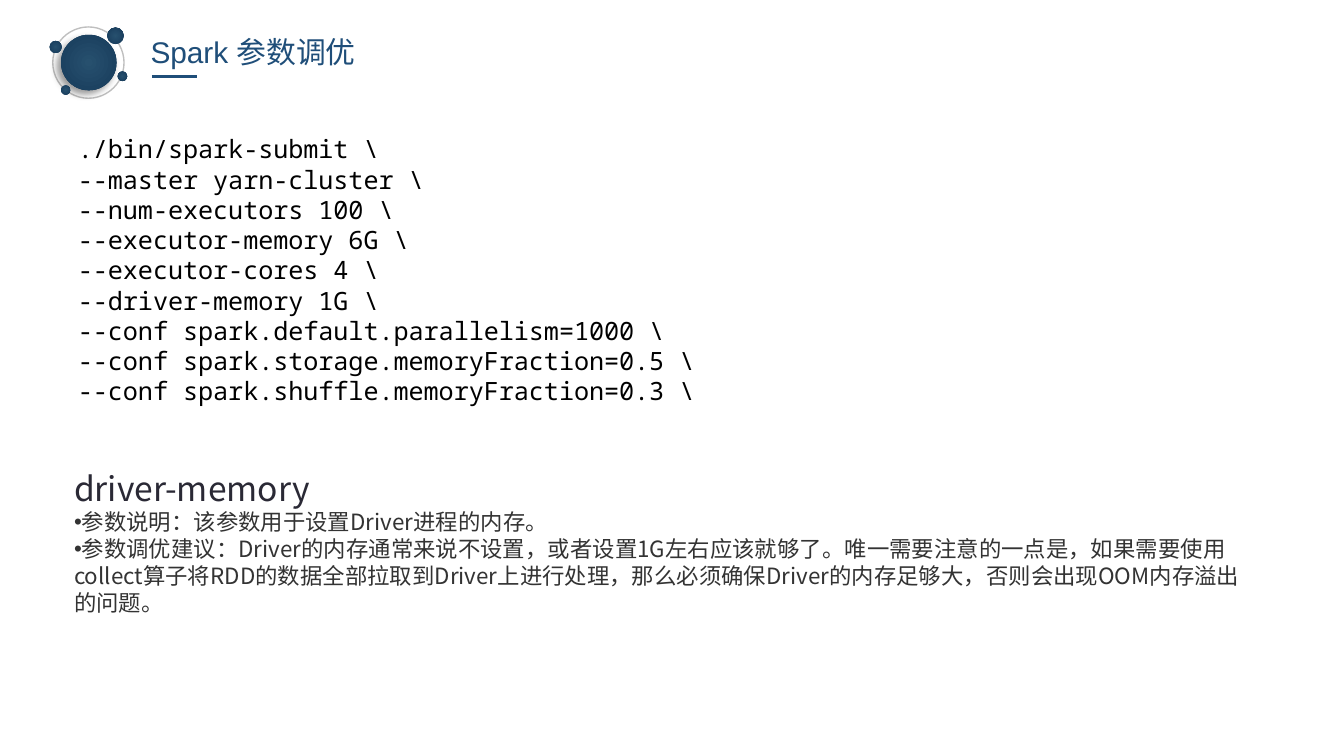
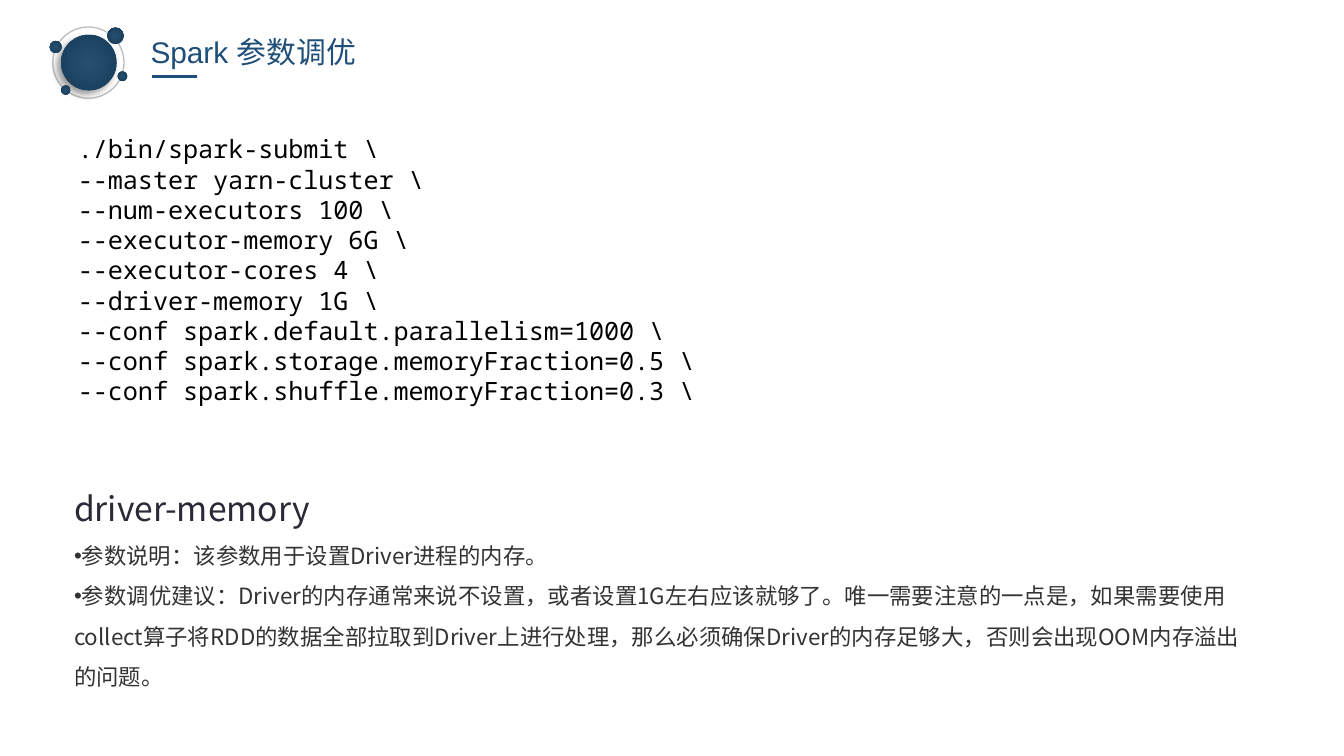
Before and after one commit to keagancoder/Spark-Handbook, a slide deck: slide 24 of Spark&& spark core.pptx. Drawn at 1344x756 pixels with LibreOffice and Linux fonts; fonts in the diff are those of the drawing; background and template pictures are left out. Boxes give left, top, right and bottom in pixels: in the first picture for what was removed or moved away, otherwise in the second. Text is boxed around its words. In the diff, an @@ line names an element or a change of style, - is before the commit and + after.

```diff
--- a/Spark&& spark core.pptx
+++ b/Spark&& spark core.pptx
@@ text "driver-memory" at (74, 494, 1239, 687): line spacing 1 to 1.5 @@
```
Also in this commit, not shown: 10 other slides changed, 1 slide added, 1 slide removed.
